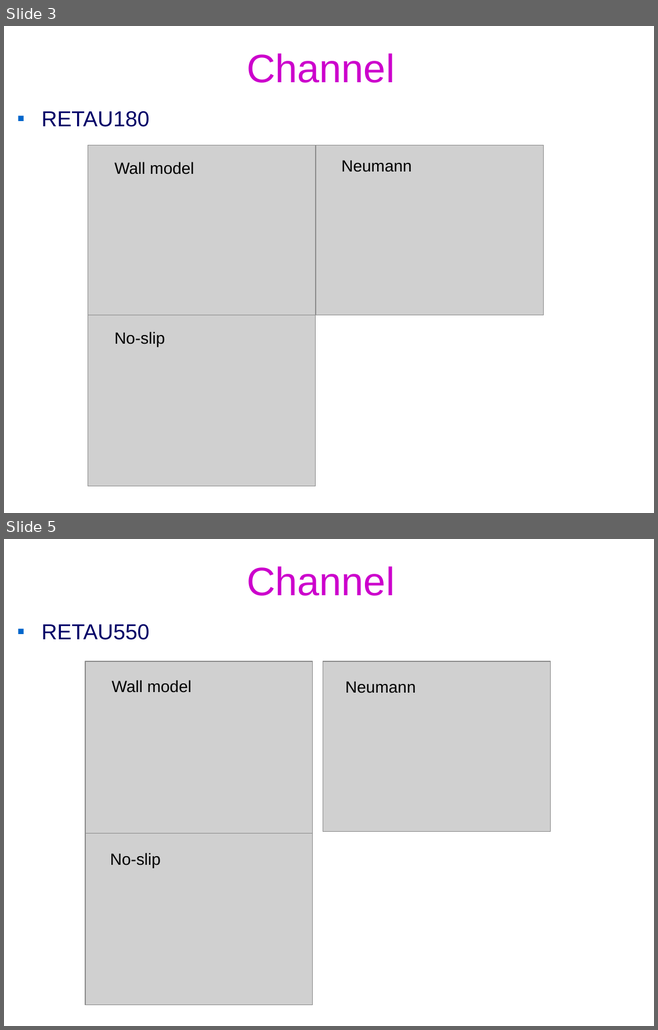
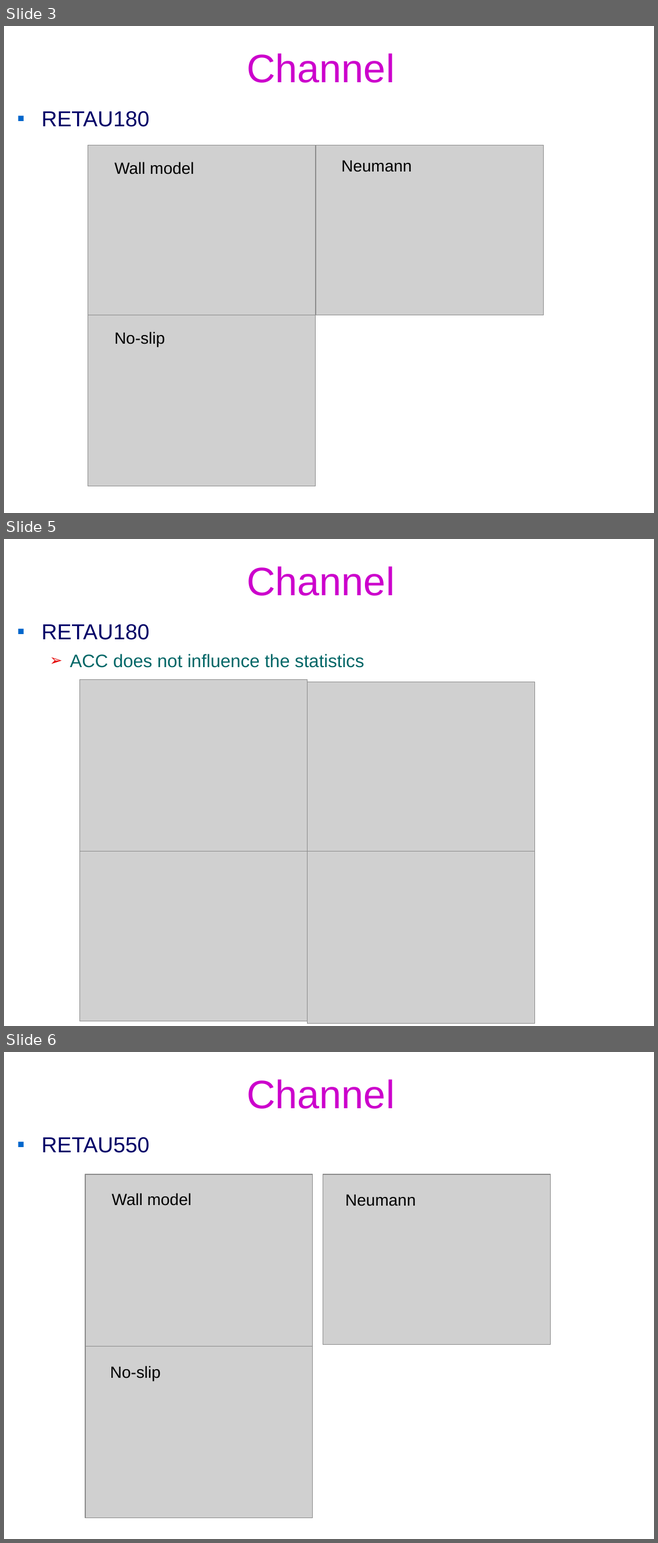
Before and after one commit to federicoVerolini/CaLES, a slide deck: docs/vv.pptx. Shown one above the other, each under a label of ours: slides 3 and 5 before the commit, slides 3, 5 and 6 after it; the slides between them are not shown. The pictures are 658x1030 and 658x1543 pixels, drawn with LibreOffice and Linux fonts; fonts in the diff are those of the drawing; grey boxes stand for pictures; background and template pictures are left out. Boxes give left, top, right and bottom in pixels: in the first picture for what was removed or moved away, otherwise in the second. Text is boxed around its words. In the diff, an @@ line names an element or a change of style, - is before the commit and + after.

```diff
--- a/docs/vv.pptx
+++ b/docs/vv.pptx
@@ slide 5 added at bbox=[4, 539, 654, 1026], background #FFFFFF @@
@@ title added at bbox=[246, 566, 394, 596], 44 pt, text #CC00CC @@
+Channel
@@ text added at bbox=[42, 624, 364, 668], 20 pt, text #006666 @@
+▪ RETAU180
+  ➢ ACC does not influence the statistics
@@ picture added at bbox=[80, 680, 307, 852] @@
@@ picture added at bbox=[307, 682, 535, 852] @@
@@ picture added at bbox=[80, 852, 307, 1022] @@
@@ picture added at bbox=[307, 852, 535, 1024] @@
@@ what was slide 5 is now slide 6 @@
```
Also in this commit, not shown: 4 slides changed, 1 other slide added, 2 other files.
